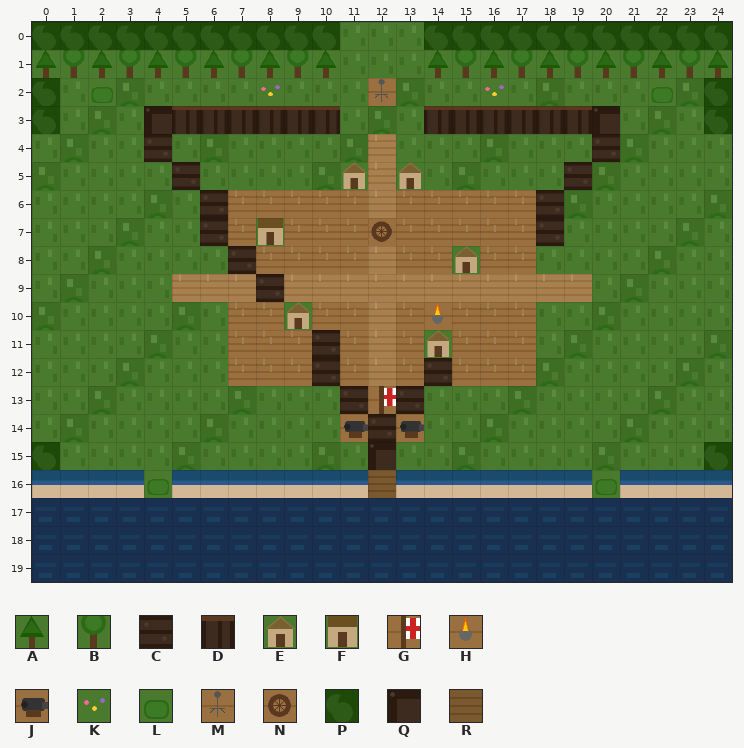
An edit to a level. Tiled map, main/worlds/maps/jamestown.tmx. The first picture shows the starting point.
Cells are 32x32 px. Shown: x 0..24, y 0..19.
Key: from "ship-tiles": A 8, B 9, C 10, D 11, E 13, F 14, G 15, H 16, J 23, K 24, L 25, M 26, N 27, P 28, Q 30, R 31.
_ is an empty cell.
Layers that did not change in this view are not listed.
Layer "Features" before, first column x 0:
 0 PPPPPPPPPPP___PPPPPPPPPPP
 1 ABABABABABA___ABABABABABA
 2 P_L_____K___M___K_____L_P
 3 P___QDDDDDD___DDDDDDQ___P
 4 ____C_______________C____
 5 _____C_____E_E_____C_____
 6 ______C___________C______
 7 ______C_F___N_____C______
 8 _______C_______E_________
 9 ________C________________
10 _________E____H__________
11 __________C___E__________
12 __________C___C__________
13 ___________CGC___________
14 ___________JCJ___________
15 P___________Q___________P
16 ____L_______R_______L____
17 _________________________
18 _________________________
19 _________________________
Once edited:
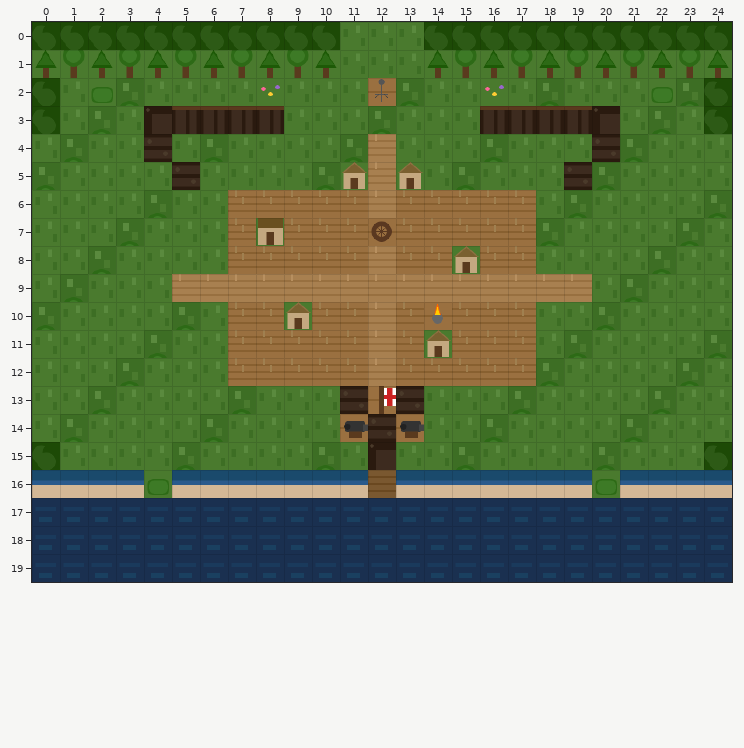
The edit:
Layer "Features":
The edit erases tile C in rows 6 to 7 at x 6 and 18; in row 8 at x 7; in row 9 at x 8; in row 11 at x 10; in row 12 at x 10 and 14.
The edit erases tile D in row 3 at x 9 to 10 and 14 to 15.
Boxes around the changes in both pictures, in picture pixels (x1, y1, x2, y2):
removed: (284, 106, 340, 134)
removed: (424, 106, 480, 134)
removed: (200, 190, 284, 302)
removed: (536, 190, 564, 246)
removed: (312, 330, 340, 386)
removed: (424, 358, 452, 386)
